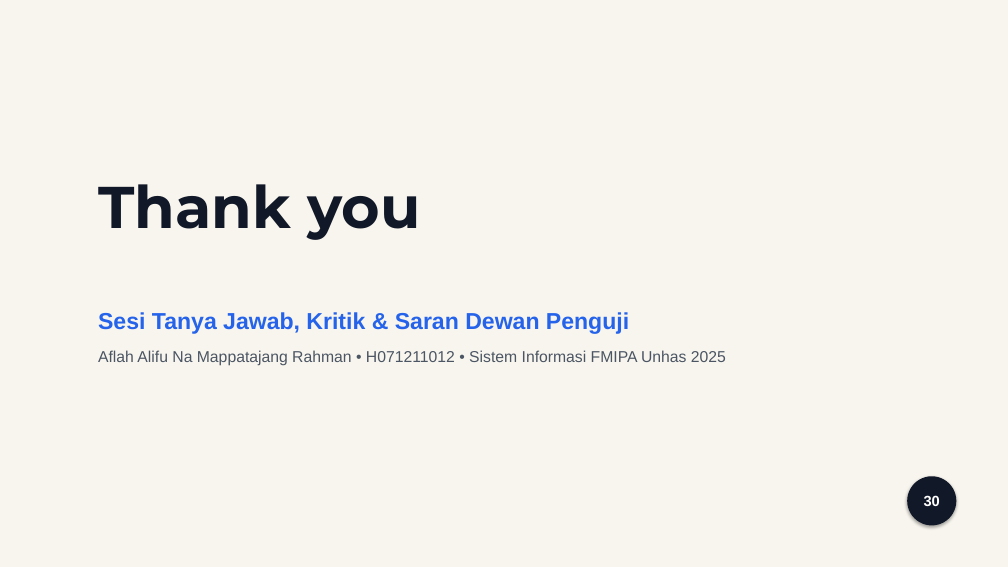
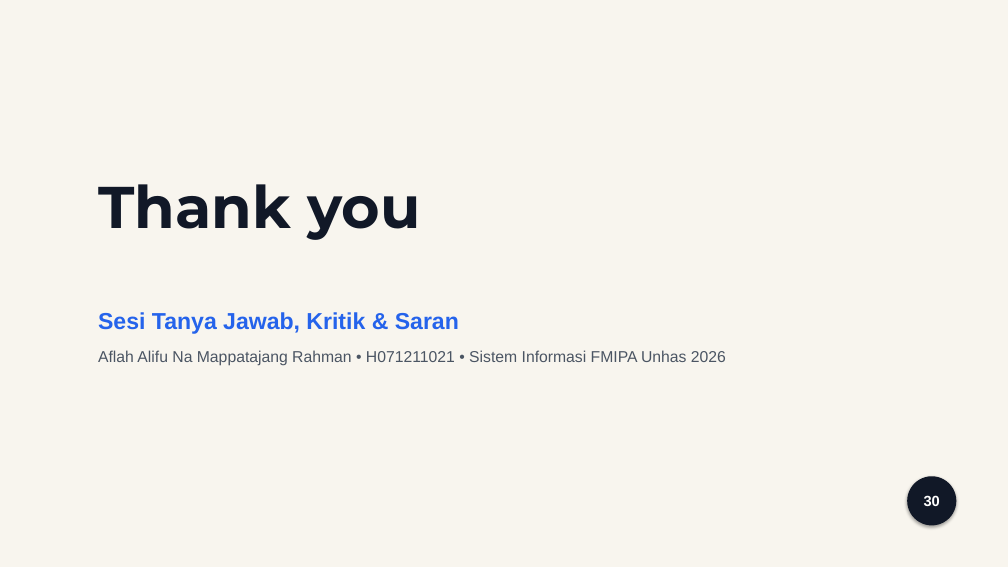
Before and after one commit to ztzrk/fieldmax, a slide deck: slide 29 of obsidian/Fieldmax/Presentasi_Seminar_Hasil_FieldMax.pptx (slide 30 before the commit). Drawn at 1008x567 pixels with LibreOffice and Linux fonts; fonts in the diff are those of the drawing. Boxes give left, top, right and bottom in pixels: in the first picture for what was removed or moved away, otherwise in the second. Text is boxed around its words. In the diff, an @@ line names an element or a change of style, - is before the commit and + after.

```diff
--- a/obsidian/Fieldmax/Presentasi_Seminar_Hasil_FieldMax.pptx
+++ b/obsidian/Fieldmax/Presentasi_Seminar_Hasil_FieldMax.pptx
@@ text at [98, 312, 726, 366]: text changed @@
-Sesi Tanya Jawab, Kritik & Saran Dewan Penguji
-Aflah Alifu Na Mappatajang Rahman • H071211012 • Sistem Informasi FMIPA Unhas 2025
+Sesi Tanya Jawab, Kritik & Saran
+Aflah Alifu Na Mappatajang Rahman • H071211021 • Sistem Informasi FMIPA Unhas 2026
```
Also in this commit, not shown: 14 other slides changed, 1 slide removed, 27 other files.
